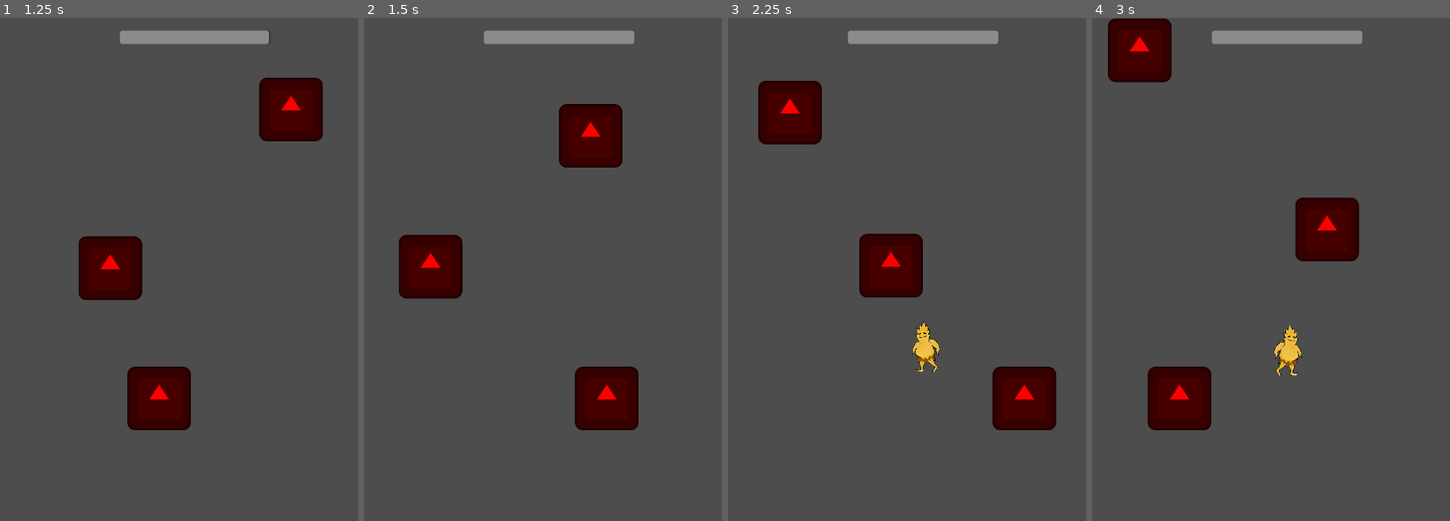
Above: before the commit, frames 1-4 (left to right).
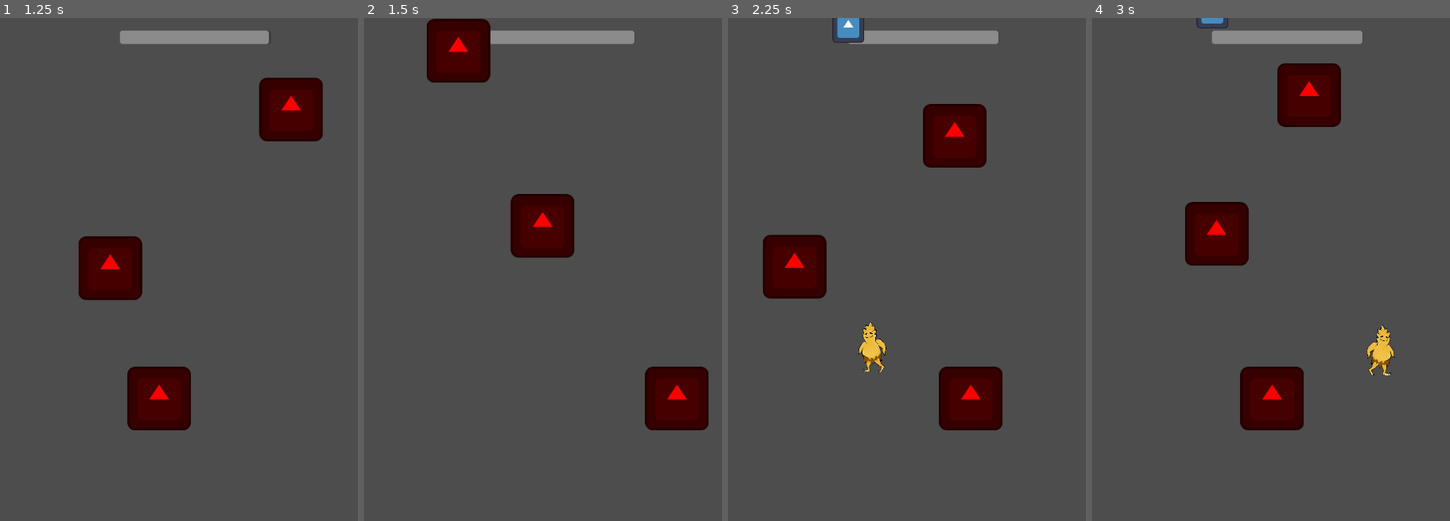
Above: after the commit, the same moments.

Repository: DannyIsYog/Trigo-Jump
Game: Godot game, scene res://Game/Scenes/game.tscn
Two runs of this game, one before a commit and one after it. Both use one fixed random seed, a clock stepped at 60 frames per second and the inputs below. The engine's default icon, where the game draws it, is replaced by a stand-in: a white triangle on a blue panel in a dark square.
Inputs:
- Up to frame 1 (1.25 s): hold D (right) from 0.53 s (still down); tap Space (jump) at 0.77 s
- Up to frame 2 (1.5 s): keep holding D (right); tap Enter at 1.25 s
- Up to frame 3 (2.25 s): tap Space (jump) at 1.52, 2 s; release D (right) at 2.03 s; hold A (left) from 2.03 s (still down)
- Up to frame 4 (3 s): release A (left) at 2.78 s; hold D (right) from 2.78 s (still down)

Frame 1 is identical in both runs. In frame 2, 13% of the frame differs, in the area x 9-97%, y 0-82%; in frame 3, 14%; in frame 4, 14%, in the area x 4-85%, y 0-82%.

Commit message:
add water script

Diff:
--- a/Game/Scenes/game.tscn
+++ b/Game/Scenes/game.tscn
@@ -1,9 +1,10 @@
-[gd_scene load_steps=6 format=3 uid="uid://f8grf4gkunji"]
+[gd_scene load_steps=7 format=3 uid="uid://f8grf4gkunji"]
 
 [ext_resource type="Script" path="res://Game/Scripts/game.gd" id="1_e1icw"]
 [ext_resource type="PackedScene" uid="uid://bohw3vx2x6mt8" path="res://Objects/Scenes/platform.tscn" id="2_23gpi"]
 [ext_resource type="PackedScene" uid="uid://dhx0p78rsq1t3" path="res://Objects/Scenes/player.tscn" id="3_il2mn"]
-[ext_resource type="PackedScene" uid="uid://5xnwu4g2he6c" path="res://Objects/Scenes/camera_2d.tscn" id="4_n7vlc"]
+[ext_resource type="PackedScene" path="res://Objects/Scenes/camera_2d.tscn" id="4_n7vlc"]
+[ext_resource type="PackedScene" uid="uid://c1djivfdelnlw" path="res://Objects/Scenes/water.tscn" id="5_1sppn"]
 
 [sub_resource type="Curve2D" id="Curve2D_lbvoq"]
 _data = {
@@ -30,3 +31,5 @@
 position = Vector2(-1, 390)
 
 [connection signal="restartGame" from="Camera2D" to="." method="restart"]
+[node name="Water" parent="." instance=ExtResource("5_1sppn")]
+position = Vector2(242, 178)
--- a/Game/Scripts/game.gd
+++ b/Game/Scripts/game.gd
@@ -10,7 +10,7 @@
 
 func _ready() -> void:
 	randomize()
-	spawn_platforms(20, true)
+	spawn_platforms(10, true)
 
 
 func spawn_platforms(amount: int, spawn_player: bool = false) -> void:
--- /dev/null
+++ b/Objects/Scenes/water.tscn
@@ -0,0 +1,19 @@
+[gd_scene load_steps=4 format=3 uid="uid://c1djivfdelnlw"]
+
+[ext_resource type="Script" path="res://Objects/Scripts/water.gd" id="1_1x7f1"]
+[ext_resource type="Texture2D" uid="uid://bsrwdlpixkaef" path="res://icon.svg" id="1_d1gwf"]
+
+[sub_resource type="RectangleShape2D" id="RectangleShape2D_jbtor"]
+size = Vector2(64, 64)
+
+[node name="Water" type="Area2D"]
+script = ExtResource("1_1x7f1")
+
+[node name="CollisionShape2D" type="CollisionShape2D" parent="."]
+shape = SubResource("RectangleShape2D_jbtor")
+
+[node name="Icon" type="Sprite2D" parent="."]
+scale = Vector2(0.5, 0.5)
+texture = ExtResource("1_d1gwf")
+
+[connection signal="body_entered" from="." to="." method="_on_body_entered"]
--- a/Objects/Scripts/playerData.gd
+++ b/Objects/Scripts/playerData.gd
@@ -1,3 +1,4 @@
+class_name PlayerData
 extends Node2D
 
 @export var life: float
--- a/Objects/Scripts/playerJump.gd
+++ b/Objects/Scripts/playerJump.gd
@@ -1,3 +1,4 @@
+class_name PlayerBody
 extends CharacterBody2D
 
 @export var speed: int
--- /dev/null
+++ b/Objects/Scripts/water.gd
@@ -0,0 +1,8 @@
+extends Area2D
+
+
+func _on_body_entered(body):
+	if not is_instance_of(body, PlayerBody):
+		return
+	var player_data = body.get_parent() as PlayerData
+	queue_free()
